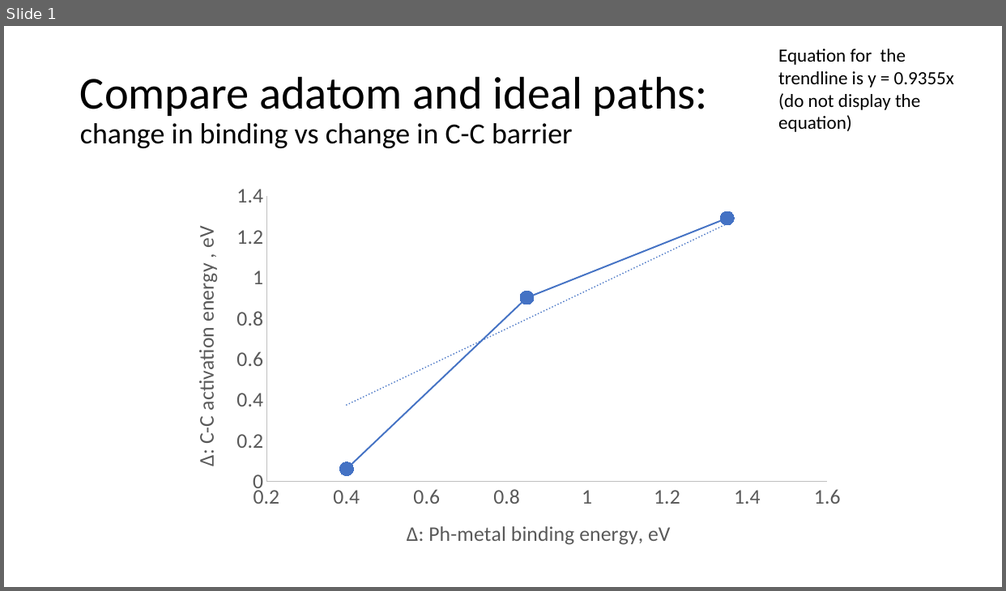
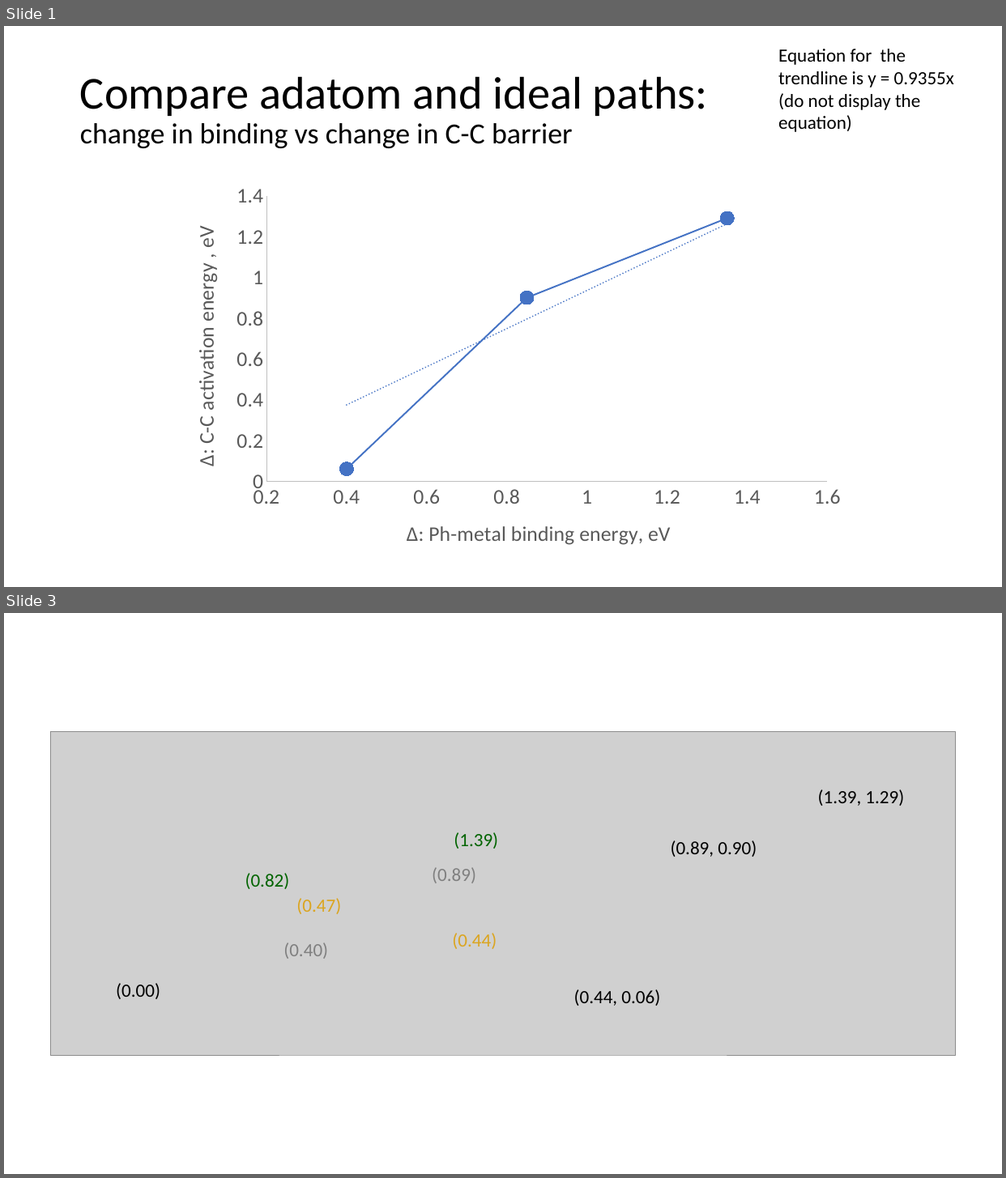
Before and after one commit to rzk1/ullmann, a slide deck: correlation-to-add.pptx. Shown one above the other, each under a label of ours: slide 1 before the commit, slides 1 and 3 after it; the slides between them are not shown. The pictures are 1006x591 and 1006x1178 pixels, drawn with LibreOffice and Linux fonts; fonts in the diff are those of the drawing; grey boxes stand for pictures. Boxes give left, top, right and bottom in pixels: in the first picture for what was removed or moved away, otherwise in the second. Text is boxed around its words. In the diff, an @@ line names an element or a change of style, - is before the commit and + after.

Commit message:
X-CMC-date

```diff
--- a/correlation-to-add.pptx
+++ b/correlation-to-add.pptx
@@ slide 3 added at (x1=4, y1=613, x2=1002, y2=1174), background #FFFFFF @@
@@ picture added at (x1=50, y1=732, x2=955, y2=1055) @@
@@ text added at (x1=818, y1=790, x2=904, y2=806), 18 pt, text #000000 @@
+(1.39, 1.29)
@@ text added at (x1=454, y1=833, x2=498, y2=849), 18 pt, text #016400 @@
+(1.39)
@@ text added at (x1=671, y1=841, x2=756, y2=857), 18 pt, text #000000 @@
+(0.89, 0.90)
@@ text added at (x1=245, y1=873, x2=290, y2=889), 18 pt, text #016400 @@
+(0.82)
@@ text added at (x1=432, y1=868, x2=476, y2=884), 18 pt, text #808080 @@
+(0.89)
@@ text added at (x1=296, y1=898, x2=341, y2=914), 18 pt, text #DBA520 @@
+(0.47)
@@ text added at (x1=283, y1=943, x2=328, y2=959), 18 pt, text #808080 @@
+(0.40)
@@ text added at (x1=452, y1=933, x2=496, y2=949), 18 pt, text #DBA520 @@
+(0.44)
@@ text added at (x1=116, y1=983, x2=160, y2=999), 18 pt, text #000000 @@
+(0.00)
@@ text added at (x1=574, y1=990, x2=660, y2=1006), 18 pt, text #000000 @@
+(0.44, 0.06)
```
